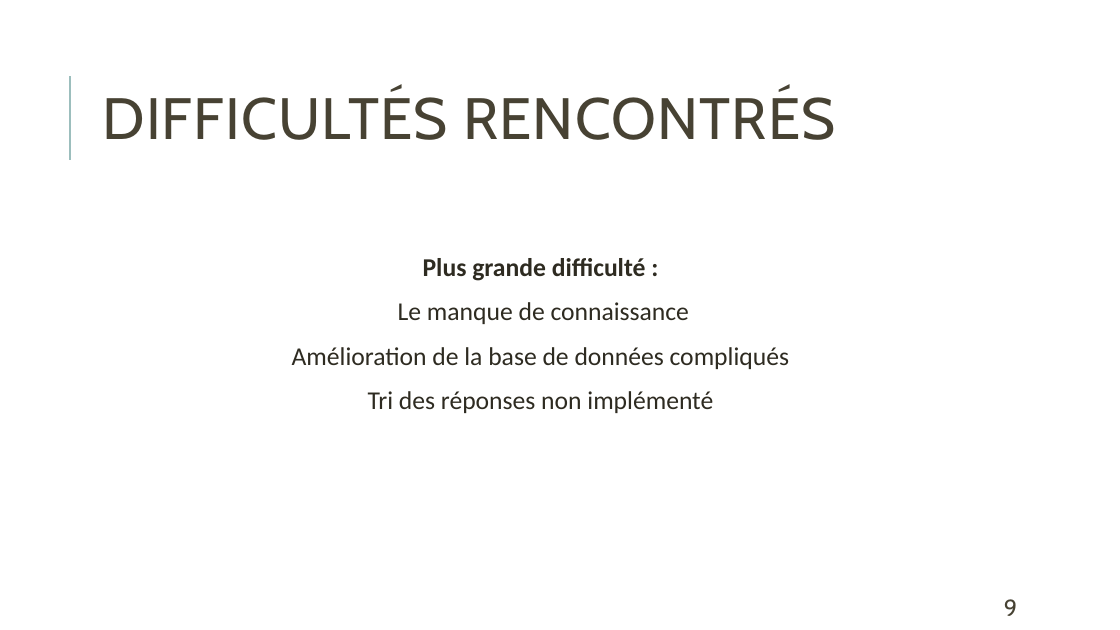
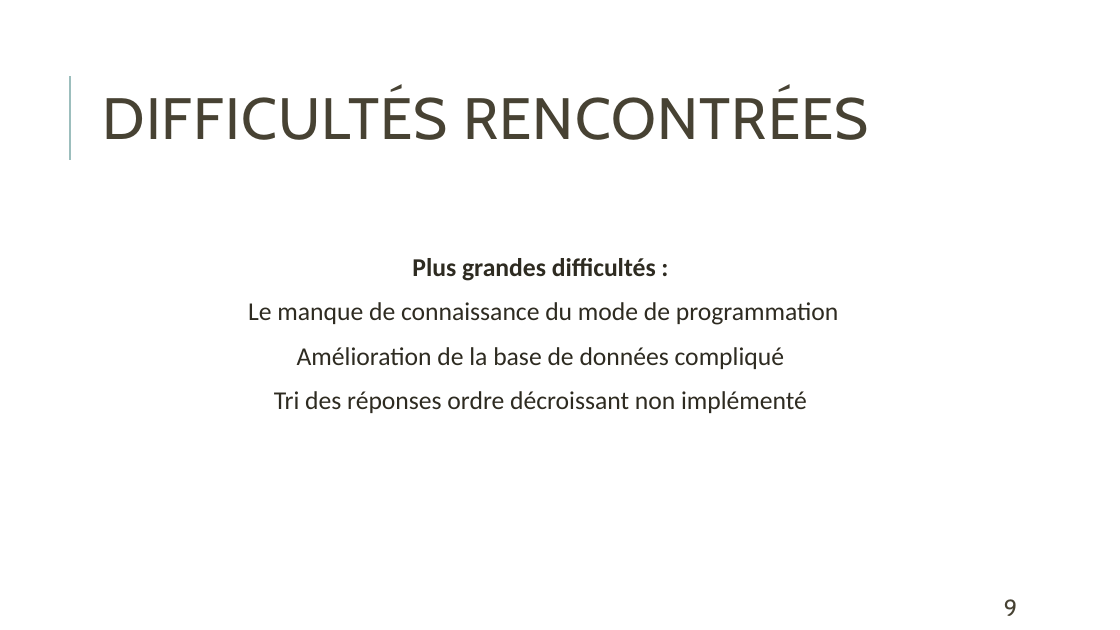
Before and after one commit to OlivierHILDENBRAND/Sondage_Project, a slide deck: slide 9 of Divers/Weber_Hugo_Olivier_CDA_Projet_Sondage.pptx. Drawn at 1120x630 pixels with LibreOffice and Linux fonts; fonts in the diff are those of the drawing. Boxes give left, top, right and bottom in pixels: in the first picture for what was removed or moved away, otherwise in the second. Text is boxed around its words. In the diff, an @@ line names an element or a change of style, - is before the commit and + after.

```diff
--- a/Divers/Weber_Hugo_Olivier_CDA_Projet_Sondage.pptx
+++ b/Divers/Weber_Hugo_Olivier_CDA_Projet_Sondage.pptx
@@ title at bbox=[102, 90, 869, 140]: text changed @@
-DIFFICULTÉS RENCONTRÉS
+DIFFICULTÉS RENCONTRÉES
@@ text at bbox=[248, 258, 838, 413]: text changed @@
-Plus grande difficulté :
-Le manque de connaissance
-Amélioration de la base de données compliqués
-Tri des réponses non implémenté
+Plus grandes difficultés :
+Le manque de connaissance du mode de programmation
+Amélioration de la base de données compliqué
+Tri des réponses ordre décroissant non implémenté
```
Also in this commit, not shown: 9 other slides changed.
